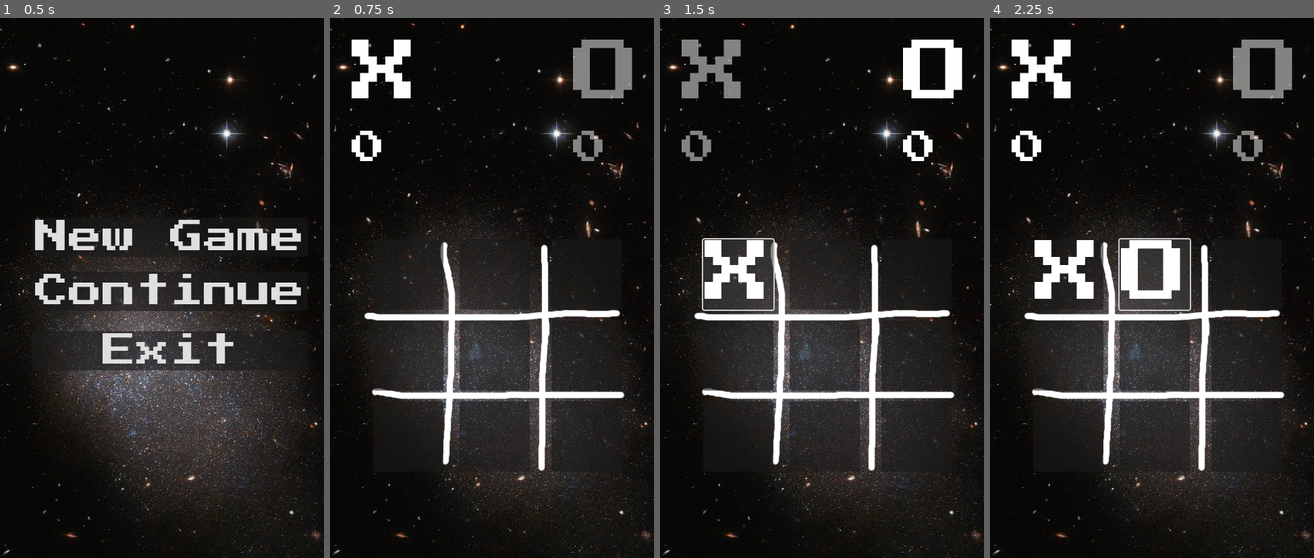
Above: before the commit, frames 1-4 (left to right).
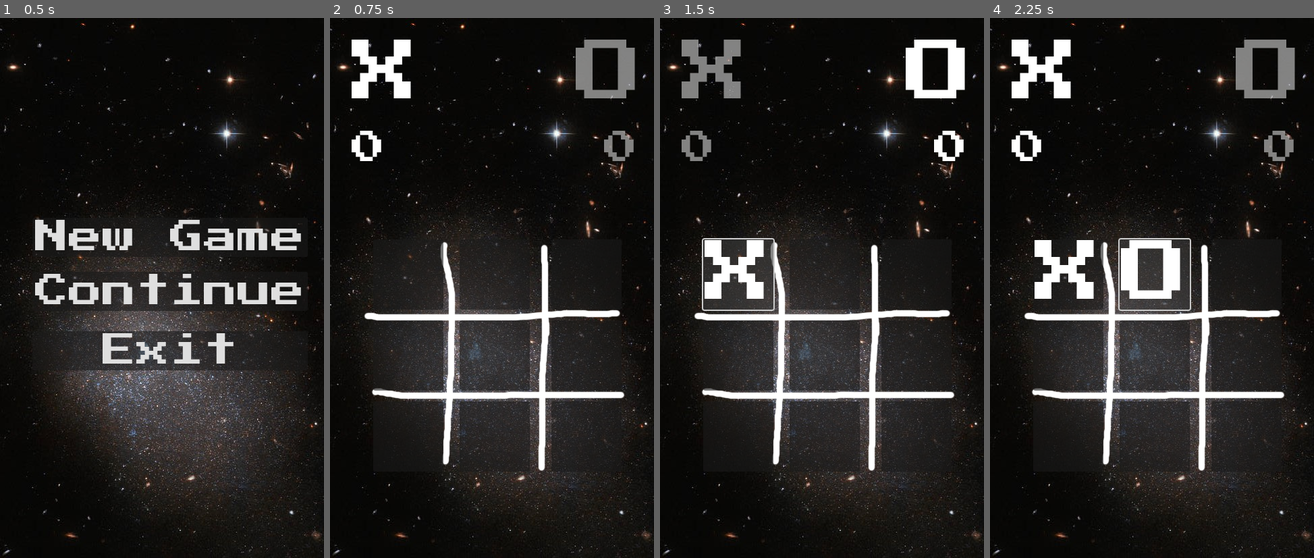
Above: after the commit, the same moments.

Repository: xsat/godot-tik-tak-toe
Game: Godot game, scene res://Scenes/main.tscn
Same seed, same stepped clock (60 frames per second), same inputs: the game is played once before the commit and once after it.
Inputs:
- Up to frame 1 (0.5 s): no input
- Up to frame 2 (0.75 s): click "New Game" at 0.5 s
- Up to frame 3 (1.5 s): click "~" at 1.25 s
- Up to frame 4 (2.25 s): click "~" at 2 s

Frame 1 is identical in both runs. In frame 2, 0.9% of the frame differs, in the area x 75-95%, y 4-27%; in frame 3, 0.9%; in frame 4, 0.9%.

Commit message:
Implemented next match

Diff:
--- a/Scenes/game.gd
+++ b/Scenes/game.gd
@@ -24,6 +24,10 @@
 @onready var match_line_falling_diagonal: MatchLine = $MatchLines/MatchLine_Falling_Diagonal as MatchLine
 @onready var match_line_rising_diagonal: MatchLine = $MatchLines/MatchLine_Rising_Diagonal as MatchLine
 
+@onready var blur: ColorRect = $blur as ColorRect
+
+
+const DRAW_WIN_POSITION: int = -1
 const NONE_WIN_POSITION: int = 0
 const FIRST_HORIZONTAL_WIN_POSITION: int = 1
 const SECOND_HORIZONTAL_WIN_POSITION: int = 2
@@ -40,6 +44,7 @@
 
 static var is_need_to_reset: bool = false
 
+
 func _ready() -> void:
 	_change_active_player()
 
@@ -75,8 +80,6 @@
 	if last_win_position == NONE_WIN_POSITION:
 		_change_active_player()
 	else:
-		active_scored_player.plus_one_score()
-
 		if last_win_position == FIRST_HORIZONTAL_WIN_POSITION:
 			match_line_first_horizontal.visible = true
 		elif last_win_position == SECOND_HORIZONTAL_WIN_POSITION:
@@ -94,6 +97,11 @@
 		elif last_win_position == RISING_DIAGONAL_WIN_POSITION:
 			match_line_rising_diagonal.visible = true
 
+		if last_win_position != DRAW_WIN_POSITION:
+			active_scored_player.plus_one_score()
+
+		blur.visible = true
+
 func _change_active_player() -> void:
 	if active_scored_player && active_scored_player.player_name == scored_player_x.player_name:
 		scored_player_x.deactive()
@@ -128,6 +136,11 @@
 
 	if _is_same_value(mark_2_0, mark_1_1, mark_0_2):
 		return RISING_DIAGONAL_WIN_POSITION
+
+	if _is_makrs_used(mark_0_0, mark_0_1, mark_0_2):
+		if _is_makrs_used(mark_1_0, mark_1_1, mark_1_2):
+			if _is_makrs_used(mark_2_0, mark_2_1, mark_2_2):
+				return DRAW_WIN_POSITION
 
 	return NONE_WIN_POSITION
 
@@ -250,3 +263,27 @@
 
 		if match_lines.has("rising_diagonal"):
 			match_line_rising_diagonal.load_dict(match_lines.get("rising_diagonal") as Dictionary)
+
+func _on_continue_pressed():
+	_change_active_player()
+
+	match_line_first_horizontal.visible = false
+	match_line_second_horizontal.visible = false
+	match_line_third_horizontal.visible = false
+	match_line_first_vertical.visible = false
+	match_line_second_vertical.visible = false
+	match_line_third_vertical.visible = false
+	match_line_falling_diagonal.visible = false
+	match_line_rising_diagonal.visible = false
+
+	mark_0_0.deactive()
+	mark_0_1.deactive()
+	mark_0_2.deactive()
+	mark_1_0.deactive()
+	mark_1_1.deactive()
+	mark_1_2.deactive()
+	mark_2_0.deactive()
+	mark_2_1.deactive()
+	mark_2_2.deactive()
+
+	blur.visible = false
--- a/Scenes/game.tscn
+++ b/Scenes/game.tscn
@@ -6,6 +6,7 @@
 [ext_resource type="Texture2D" uid="uid://bqcwernbyoqpn" path="res://Assets/grid_body.png" id="4_3qtn8"]
 [ext_resource type="PackedScene" uid="uid://1veagyanobim" path="res://Scenes/mark.tscn" id="5_0mjs1"]
 [ext_resource type="PackedScene" uid="uid://bldf64kgx1myf" path="res://Scenes/match_line.tscn" id="6_clcg4"]
+[ext_resource type="FontFile" uid="uid://bxcphqmnsniav" path="res://Assets/Fonts/PressStart2P-Regular.ttf" id="7_jk8rw"]
 
 [node name="Game" type="Node"]
 script = ExtResource("1_t1kag")
@@ -21,6 +22,7 @@
 [node name="ScoredPlayer_O" parent="ScoredPlayers" instance=ExtResource("3_244o2")]
 position = Vector2(120, -368)
 player_name = "O"
+horizontal_alignment = 2
 
 [node name="Grid" type="Sprite2D" parent="."]
 texture = ExtResource("4_3qtn8")
@@ -91,3 +93,23 @@
 visible = false
 position = Vector2(-3.8147e-06, 112)
 rotation = 2.35619
+
+[node name="blur" type="ColorRect" parent="."]
+visible = false
+offset_left = -240.0
+offset_top = -400.0
+offset_right = 240.0
+offset_bottom = 400.0
+color = Color(0, 0, 0, 0.74902)
+
+[node name="continue" type="Button" parent="blur"]
+layout_mode = 0
+offset_left = 40.0
+offset_top = 696.0
+offset_right = 448.0
+offset_bottom = 754.0
+theme_override_fonts/font = ExtResource("7_jk8rw")
+theme_override_font_sizes/font_size = 50
+text = "Continue"
+
+[connection signal="pressed" from="blur/continue" to="." method="_on_continue_pressed"]
--- a/Scenes/scored_player.gd
+++ b/Scenes/scored_player.gd
@@ -8,7 +8,10 @@
 @onready var animation: AnimationPlayer = $animation as AnimationPlayer
 
 @export var player_name: String = "~"
+@export var is_player_active = true
+
 @export var score_value: int = 0
+@export var horizontal_alignment: HorizontalAlignment
 
 const _ACTIVE_WHITE_COLOR: Color = Color(255, 255, 255, 1.0)
 const _DEACTIVE_WHITE_COLOR: Color = Color(255, 255, 255, 0.5)
@@ -24,6 +27,15 @@
 		player_name = dict.get("player_name")
 		player.text = player_name
 
+	if dict.has("is_player_active"):
+		is_player_active = dict.get("is_player_active")
+		if is_player_active:
+			_activate_label(player)
+			_activate_label(score)
+		else:
+			_deactivate_label(player)
+			_deactivate_label(score)
+
 	if dict.has("score_value"):
 		score_value = dict.get("score_value")
 		score.text = "%s" % score_value
@@ -35,11 +47,15 @@
 func active() -> void:
 	animation.play("activate")
 
+	is_player_active = true
+
 	_activate_label(player)
 	_activate_label(score)
 
 func deactive() -> void:
 	animation.play("deactivate")
+
+	is_player_active = false
 
 	_deactivate_label(player)
 	_deactivate_label(score)
@@ -55,3 +71,5 @@
 func _ready() -> void:
 	player.text = player_name
 	score.text = "%s" % score_value
+	player.horizontal_alignment = horizontal_alignment
+	score.horizontal_alignment = horizontal_alignment
--- a/Scenes/scored_player.tscn
+++ b/Scenes/scored_player.tscn
@@ -2,6 +2,21 @@
 
 [ext_resource type="FontFile" uid="uid://bxcphqmnsniav" path="res://Assets/Fonts/PressStart2P-Regular.ttf" id="1_58h1j"]
 [ext_resource type="Script" path="res://Scenes/scored_player.gd" id="1_uuvab"]
+
+[sub_resource type="Animation" id="Animation_uyok8"]
+length = 0.001
+tracks/0/type = "value"
+tracks/0/imported = false
+tracks/0/enabled = true
+tracks/0/path = NodePath("score:theme_override_colors/font_color")
+tracks/0/interp = 1
+tracks/0/loop_wrap = true
+tracks/0/keys = {
+"times": PackedFloat32Array(0),
+"transitions": PackedFloat32Array(1),
+"update": 0,
+"values": [Color(0, 0, 0, 1)]
+}
 
 [sub_resource type="Animation" id="Animation_tfe5u"]
 resource_name = "activate"
@@ -29,21 +44,6 @@
 "transitions": PackedFloat32Array(1, 1),
 "update": 0,
 "values": [Color(1, 1, 1, 0.498039), Color(1, 1, 1, 1)]
-}
-
-[sub_resource type="Animation" id="Animation_uyok8"]
-length = 0.001
-tracks/0/type = "value"
-tracks/0/imported = false
-tracks/0/enabled = true
-tracks/0/path = NodePath("score:theme_override_colors/font_color")
-tracks/0/interp = 1
-tracks/0/loop_wrap = true
-tracks/0/keys = {
-"times": PackedFloat32Array(0),
-"transitions": PackedFloat32Array(1),
-"update": 0,
-"values": [Color(0, 0, 0, 1)]
 }
 
 [sub_resource type="Animation" id="Animation_760aa"]
@@ -85,16 +85,16 @@
 script = ExtResource("1_uuvab")
 
 [node name="player" type="Label" parent="."]
-offset_right = 40.0
-offset_bottom = 23.0
+offset_right = 104.0
+offset_bottom = 103.0
 theme_override_colors/font_color = Color(1, 1, 1, 1)
 theme_override_fonts/font = ExtResource("1_58h1j")
 theme_override_font_sizes/font_size = 100
-text = "~"
+text = "O"
 
 [node name="score" type="Label" parent="."]
 offset_top = 136.0
-offset_right = 50.0
+offset_right = 96.0
 offset_bottom = 189.0
 theme_override_colors/font_color = Color(0, 0, 0, 1)
 theme_override_fonts/font = ExtResource("1_58h1j")
Not shown: 1 places in Scenes/game.tscn that only renumber resources
